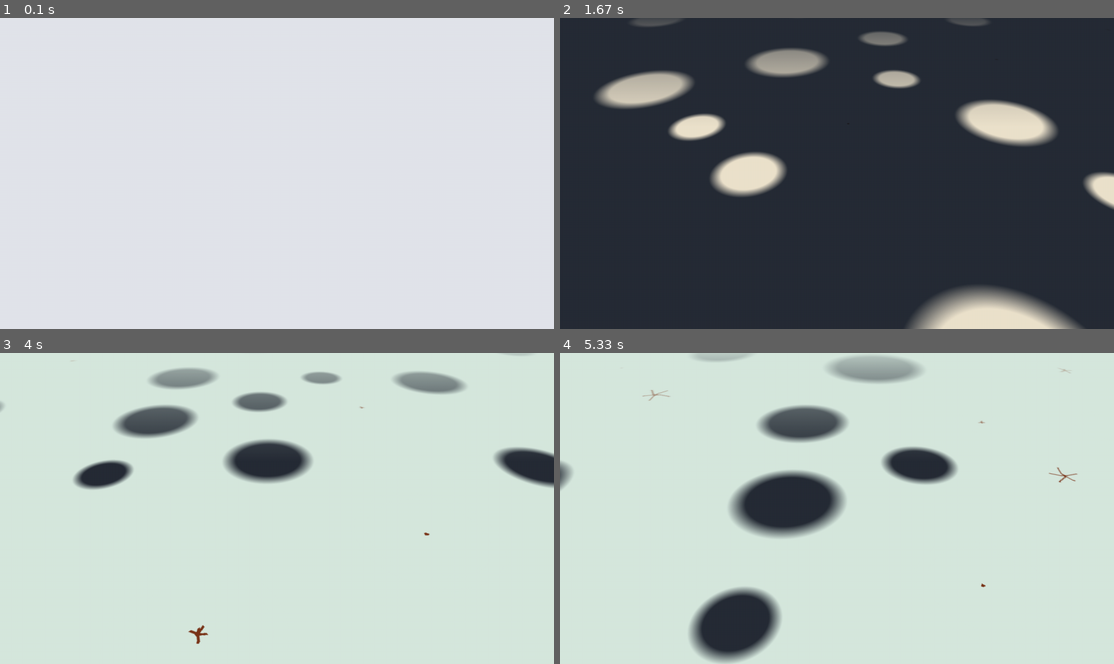
Above: before the commit, frames 1-4 (two rows, left to right).
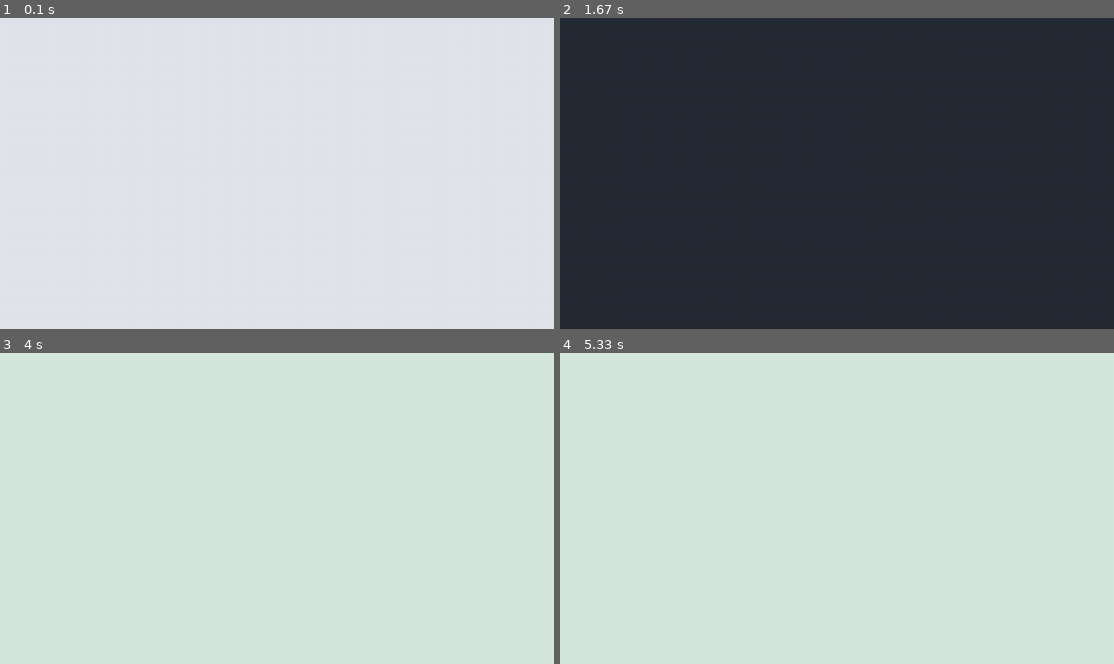
Above: after the commit, the same moments.

Repository: kdrzazga/DEMOS
Game: pygame game, started from lib/test/sine_roots3d_test.py
Two runs of this game, one before a commit and one after it. Both use one fixed random seed, a clock stepped at 60 frames per second and the inputs below.
Inputs:
- Up to frame 1 (0.1 s): no input
- Up to frame 2 (1.67 s): tap one key every 0.33 s from 0.33 s: 0 3 Space 4
- Up to frame 3 (4 s): tap 5 at 1.67, 3.83 s; tap 3 at 2 s; tap 4 at 2.33 s; tap Space at 2.73, 3.03 s; tap 6 at 3.17 s
- Up to frame 4 (5.33 s): tap - at 5.23 s

The runs differ from the first frame. In frame 2, 11% of the frame differs, in the area x 6-100%, y 0-100%; in frame 3, 7.0%; in frame 4, 11%.

Commit message:
Pulse show - nice effect for the demo

Diff:
--- /dev/null
+++ b/lib/root-effect/pulse_show.py
@@ -0,0 +1,127 @@
+import math
+
+from sine_roots3d import RootPatch, mix_colors
+
+
+class PulsingPalette:
+    def __init__(self):
+        self.darkest_surface = (0, 0, 0)
+        self.brightest_surface = (38, 38, 66)
+        self.white = (245, 245, 240)
+        self.cream = (240, 226, 190)
+        self.period_seconds = 6.0
+        self.elapsed_seconds = 0.0
+
+    def update(self, delta_seconds):
+        self.elapsed_seconds += delta_seconds
+
+    def progress(self):
+        return 0.5 - 0.5 * math.cos(2 * math.pi * self.elapsed_seconds / self.period_seconds)
+
+    def surface_color(self):
+        return mix_colors(self.darkest_surface, self.brightest_surface, self.progress())
+
+    def shifting_root_color(self):
+        return mix_colors(self.white, self.cream, self.progress())
+
+    def patch_color(self, patch_index):
+        if patch_index % 5 == 0:
+            return self.white
+        if patch_index % 5 == 1:
+            return self.cream
+        return self.shifting_root_color()
+
+
+class OpeningSequence:
+    def __init__(self, field):
+        self.field = field
+        self.small_size = 1.8
+        self.big_size = 8.0
+        self.pair_gap = 3.5
+        self.big_almost_gone_progress = 0.8
+        self.pair_halfway_progress = 0.5
+        self.path_center_x = 0.0
+        self.path_center_z = -4.0
+        self.patches = []
+        self.lead_patch = None
+        self.stage = self.wait_for_single_to_leave
+        self.field.hold_back_all()
+        self.lead_patch = self.send(self.small_size, 0.0, 0)
+
+    def send(self, size, sideways_offset, color_index):
+        drift_per_depth = self.field.travel_right_speed / self.field.travel_toward_camera_speed
+        start_z = self.field.far_edge_z - size / 2
+        start_x = self.path_center_x + sideways_offset - drift_per_depth * (self.path_center_z - start_z)
+        patch = RootPatch(start_x, start_z, size)
+        self.field.dress(patch)
+        patch.color_index = color_index
+        self.patches.append(patch)
+        return patch
+
+    def has_left(self, patch):
+        return patch.z - patch.size / 2 > self.field.near_edge_z
+
+    def wait_for_single_to_leave(self):
+        if self.lead_patch not in self.patches:
+            self.lead_patch = self.send(self.big_size, 0.0, 1)
+            self.stage = self.wait_for_big_to_almost_leave
+
+    def wait_for_big_to_almost_leave(self):
+        if self.field.path_progress(self.lead_patch) >= self.big_almost_gone_progress:
+            self.lead_patch = self.send(self.small_size, -self.pair_gap / 2, 0)
+            self.send(self.small_size, self.pair_gap / 2, 1)
+            self.stage = self.wait_for_pair_to_reach_halfway
+
+    def wait_for_pair_to_reach_halfway(self):
+        if self.field.path_progress(self.lead_patch) >= self.pair_halfway_progress:
+            self.field.release()
+            self.stage = self.let_regular_waves_flow
+
+    def let_regular_waves_flow(self):
+        pass
+
+    def update(self, delta_seconds):
+        for patch in self.patches:
+            self.field.move(patch, delta_seconds)
+        self.patches = [patch for patch in self.patches if not self.has_left(patch)]
+        self.stage()
+
+
+def smooth_step(amount):
+    amount = min(max(amount, 0.0), 1.0)
+    return amount * amount * (3.0 - 2.0 * amount)
+
+
+class PulseShow:
+    def __init__(self, roots):
+        self.roots = roots
+        self.lean_starts_at_seconds = 20.0
+        self.lean_settles_at_seconds = 25.0
+        self.settle_duration_seconds = 1.5
+        self.lean_swing_degrees = 20.0
+        self.lean_period_seconds = 3.0
+        self.default_lean_degrees = 0.0
+        self.elapsed_seconds = 0.0
+        self.palette = None
+        self.opening = None
+
+    def start(self):
+        self.elapsed_seconds = 0.0
+        self.palette = PulsingPalette()
+        self.opening = OpeningSequence(self.roots.field)
+        self.roots.start_show(self)
+
+    def is_leaning(self):
+        settled_at = self.lean_settles_at_seconds + self.settle_duration_seconds
+        return self.lean_starts_at_seconds <= self.elapsed_seconds <= settled_at
+
+    def lean_degrees(self):
+        seconds_leaning = self.elapsed_seconds - self.lean_starts_at_seconds
+        swing = self.lean_swing_degrees * math.sin(2 * math.pi * seconds_leaning / self.lean_period_seconds)
+        settling = smooth_step((self.elapsed_seconds - self.lean_settles_at_seconds) / self.settle_duration_seconds)
+        return self.default_lean_degrees + swing * (1.0 - settling)
+
+    def update(self, delta_seconds):
+        self.elapsed_seconds += delta_seconds
+        if self.is_leaning():
+            self.roots.surface_tilt_degrees = self.lean_degrees()
--- a/lib/root-effect/sine_roots3d.py
+++ b/lib/root-effect/sine_roots3d.py
@@ -9,43 +9,59 @@
 from sine_roots import SineRootGrowth
 
 
+def to_unit_color(color):
+    return tuple(channel / 255 for channel in color)
+
+
+def mix_colors(first, second, amount):
+    return tuple(a + (b - a) * amount for a, b in zip(first, second))
+
+
+def create_alpha_texture():
+    texture = glGenTextures(1)
+    glBindTexture(GL_TEXTURE_2D, texture)
+    glTexParameteri(GL_TEXTURE_2D, GL_TEXTURE_MIN_FILTER, GL_LINEAR_MIPMAP_LINEAR)
+    glTexParameteri(GL_TEXTURE_2D, GL_TEXTURE_MAG_FILTER, GL_LINEAR)
+    glTexParameteri(GL_TEXTURE_2D, GL_TEXTURE_WRAP_S, GL_CLAMP_TO_EDGE)
+    glTexParameteri(GL_TEXTURE_2D, GL_TEXTURE_WRAP_T, GL_CLAMP_TO_EDGE)
+    glTexParameteri(GL_TEXTURE_2D, GL_GENERATE_MIPMAP, GL_TRUE)
+    return texture
+
+
+def upload_alpha_texture(texture, alpha):
+    size = alpha.shape[0]
+    glBindTexture(GL_TEXTURE_2D, texture)
+    glPixelStorei(GL_UNPACK_ALIGNMENT, 1)
+    glTexImage2D(GL_TEXTURE_2D, 0, GL_ALPHA, size, size, 0, GL_ALPHA, GL_UNSIGNED_BYTE,
+                 np.ascontiguousarray(alpha))
+
+
+def circular_fade(pixel_size, solid_radius_fraction):
+    coordinates = (np.arange(pixel_size) + 0.5) / pixel_size * 2.0 - 1.0
+    distance_from_center = np.hypot(coordinates[None, :], coordinates[:, None])
+    fade = (1.0 - distance_from_center) / (1.0 - solid_radius_fraction)
+    return (np.clip(fade, 0.0, 1.0) * 255).astype(np.uint8)
+
+
 class RootTile:
-    def __init__(self, pixel_size, random):
+    def __init__(self, pixel_size, edge_fade, random):
         self.pixel_size = pixel_size
-        self.solid_radius_fraction = 0.7
+        self.edge_fade = edge_fade.astype(np.uint16)
         self.growth = SineRootGrowth(pixel_size, pixel_size, random.randrange(1 << 30))
         self.growth.maximum_root_count = 300
         self.growth.growth_speed *= pixel_size / 720
         self.growth.time_scale *= random.uniform(0.7, 1.3)
+        self.growth.background_color = (255, 255, 255)
+        self.growth.root_color = (0, 0, 0)
         self.growth.restart()
         self.start_delay_seconds = random.uniform(0.0, 3.0)
-        self.edge_fade = self.build_edge_fade()
-        self.texture = self.create_texture()
+        self.texture = create_alpha_texture()
         self.upload()
-
-    def build_edge_fade(self):
-        coordinates = (np.arange(self.pixel_size) + 0.5) / self.pixel_size * 2.0 - 1.0
-        distance_from_center = np.hypot(coordinates[None, :], coordinates[:, None])
-        fade = (1.0 - distance_from_center) / (1.0 - self.solid_radius_fraction)
-        return (np.clip(fade, 0.0, 1.0) * 255).astype(np.uint8)
-
-    def create_texture(self):
-        texture = glGenTextures(1)
-        glBindTexture(GL_TEXTURE_2D, texture)
-        glTexParameteri(GL_TEXTURE_2D, GL_TEXTURE_MIN_FILTER, GL_LINEAR_MIPMAP_LINEAR)
-        glTexParameteri(GL_TEXTURE_2D, GL_TEXTURE_MAG_FILTER, GL_LINEAR)
-        glTexParameteri(GL_TEXTURE_2D, GL_TEXTURE_WRAP_S, GL_CLAMP_TO_EDGE)
-        glTexParameteri(GL_TEXTURE_2D, GL_TEXTURE_WRAP_T, GL_CLAMP_TO_EDGE)
-        glTexParameteri(GL_TEXTURE_2D, GL_GENERATE_MIPMAP, GL_TRUE)
-        return texture
 
     def upload(self):
         rgb = np.frombuffer(pygame.image.tobytes(self.growth.canvas, "RGB"), np.uint8)
-        rgba = np.dstack((rgb.reshape(self.pixel_size, self.pixel_size, 3), self.edge_fade))
-        glBindTexture(GL_TEXTURE_2D, self.texture)
-        glPixelStorei(GL_UNPACK_ALIGNMENT, 1)
-        glTexImage2D(GL_TEXTURE_2D, 0, GL_RGBA, self.pixel_size, self.pixel_size, 0,
-                     GL_RGBA, GL_UNSIGNED_BYTE, np.ascontiguousarray(rgba))
+        coverage = 255 - rgb.reshape(self.pixel_size, self.pixel_size, 3)[:, :, 0].astype(np.uint16)
+        upload_alpha_texture(self.texture, (coverage * self.edge_fade // 255).astype(np.uint8))
 
     def restart(self, random):
         self.growth.restart()
@@ -67,6 +83,8 @@
         self.size = size
         self.tile_index = 0
         self.angle_degrees = 0.0
+        self.color_index = 0
+        self.is_waiting = False
 
 
 class ScatteredField:
@@ -84,9 +102,30 @@
         self.spacing_factor = 1.5
         self.wanted_patch_count = 45
         self.placement_attempts = 4000
-        self.travel_right_speed = 2.5
-        self.travel_toward_camera_speed = 4.0
+        self.travel_right_speed = 5.0
+        self.travel_toward_camera_speed = 8.0
+        self.is_releasing = True
         self.patches = self.scatter_patches()
+        for patch_index, patch in enumerate(self.patches):
+            patch.color_index = patch_index
+
+    def hold_back_all(self):
+        self.is_releasing = False
+        for patch in self.patches:
+            patch.is_waiting = True
+
+    def release(self):
+        self.is_releasing = True
+
+    def visible_patches(self):
+        return [patch for patch in self.patches if not patch.is_waiting]
+
+    def move(self, patch, delta_seconds):
+        patch.x += self.travel_right_speed * delta_seconds
+        patch.z += self.travel_toward_camera_speed * delta_seconds
+
+    def path_progress(self, patch):
+        return (patch.z - self.far_edge_z) / self.region_depth
 
     @property
     def region_width(self):
@@ -128,8 +167,7 @@
 
     def update(self, delta_seconds):
         for patch in self.patches:
-            patch.x += self.travel_right_speed * delta_seconds
-            patch.z += self.travel_toward_camera_speed * delta_seconds
+            self.move(patch, delta_seconds)
             wrapped = False
             if patch.x > self.right_edge_x:
                 patch.x -= self.region_width
@@ -139,13 +177,11 @@
                 wrapped = True
             if wrapped:
                 self.dress(patch)
-
-    def draw_patch(self, patch, texture):
-        half_size = patch.size / 2
-        glBindTexture(GL_TEXTURE_2D, texture)
-        glPushMatrix()
-        glTranslatef(patch.x, 0.0, patch.z)
-        glRotatef(patch.angle_degrees, 0.0, 1.0, 0.0)
+                if self.is_releasing:
+                    patch.is_waiting = False
+
+    @staticmethod
+    def draw_square(half_size):
         glBegin(GL_QUADS)
         glTexCoord2f(0.0, 0.0)
         glVertex3f(-half_size, 0.0, -half_size)
@@ -156,11 +192,26 @@
         glTexCoord2f(0.0, 1.0)
         glVertex3f(-half_size, 0.0, half_size)
         glEnd()
+
+    def draw_patch(self, patch, root_texture, disc_texture, surface_color, root_color):
+        glPushMatrix()
+        glTranslatef(patch.x, 0.0, patch.z)
+        glRotatef(patch.angle_degrees, 0.0, 1.0, 0.0)
+        glBindTexture(GL_TEXTURE_2D, disc_texture)
+        glColor4f(*surface_color, 1.0)
+        self.draw_square(patch.size / 2)
+        glBindTexture(GL_TEXTURE_2D, root_texture)
+        glColor4f(*root_color, 1.0)
+        self.draw_square(patch.size / 2)
         glPopMatrix()
 
-    def draw(self, tiles):
-        for patch in self.patches:
-            self.draw_patch(patch, tiles[patch.tile_index].texture)
+    def draw_patches(self, patches, tiles, disc_texture, surface_color, color_of_patch):
+        for patch in patches:
+            self.draw_patch(patch, tiles[patch.tile_index].texture, disc_texture,
+                            surface_color, color_of_patch(patch))
+
+    def draw(self, tiles, disc_texture, surface_color, color_of_patch):
+        self.draw_patches(self.visible_patches(), tiles, disc_texture, surface_color, color_of_patch)
 
 
 class SineRoots3D:
@@ -169,13 +220,25 @@
         self.field_of_view = 45.0
         self.aspect_ratio = 16.0 / 9.0
         self.tile_pixel_size = 256
+        self.solid_radius_fraction = 0.7
         self.distinct_tile_count = 8
         self.eye = (0.0, 6.0, 5.0)
         self.look_at = (0.0, 0.0, -3.0)
         self.fog_start = 12.0
         self.fog_end = 24.0
-        self.background_color = (226 / 255, 229 / 255, 235 / 255)
-        self.tiles = [RootTile(self.tile_pixel_size, self.random) for _ in range(self.distinct_tile_count)]
+        self.surface_tilt_degrees = 0.0
+        self.lowest_tilt_degrees = -35.0
+        self.highest_tilt_degrees = 50.0
+        self.background_color = to_unit_color((226, 229, 235))
+        self.root_color = to_unit_color((24, 20, 20))
+        self.palette = None
+        self.opening = None
+        self.show = None
+        edge_fade = circular_fade(self.tile_pixel_size, self.solid_radius_fraction)
+        self.disc_texture = create_alpha_texture()
+        upload_alpha_texture(self.disc_texture, edge_fade)
+        self.tiles = [RootTile(self.tile_pixel_size, edge_fade, self.random)
+                      for _ in range(self.distinct_tile_count)]
         self.field = ScatteredField(len(self.tiles), self.random)
 
     def restart(self):
@@ -183,15 +246,40 @@
             tile.restart(self.random)
 
     def set_surface_color(self, color):
-        self.background_color = tuple(channel / 255 for channel in color)
-        for tile in self.tiles:
-            tile.growth.background_color = color
+        self.palette = None
+        self.background_color = to_unit_color(color)
 
     def set_root_color(self, color):
-        for tile in self.tiles:
-            tile.growth.root_color = color
+        self.palette = None
+        self.root_color = to_unit_color(color)
+
+    def tilt_surface(self, degrees):
+        self.surface_tilt_degrees = min(max(self.surface_tilt_degrees + degrees, self.lowest_tilt_degrees),
+                                        self.highest_tilt_degrees)
+
+    def start_show(self, show):
+        self.show = show
+        self.palette = show.palette
+        self.opening = show.opening
+        self.follow_palette()
+
+    def follow_palette(self):
+        self.background_color = to_unit_color(self.palette.surface_color())
+        self.root_color = to_unit_color(self.palette.shifting_root_color())
+
+    def color_of_patch(self, patch):
+        if self.palette is None:
+            return self.root_color
+        return to_unit_color(self.palette.patch_color(patch.color_index))
 
     def update(self, delta_seconds):
+        if self.palette is not None:
+            self.palette.update(delta_seconds)
+            self.follow_palette()
+        if self.opening is not None:
+            self.opening.update(delta_seconds)
+        if self.show is not None:
+            self.show.update(delta_seconds)
         for tile in self.tiles:
             tile.update(delta_seconds)
         self.field.update(delta_seconds)
@@ -204,15 +292,19 @@
         glFogfv(GL_FOG_COLOR, (*self.background_color, 1.0))
 
     def draw_scene(self):
-        self.field.draw(self.tiles)
+        self.field.draw(self.tiles, self.disc_texture, self.background_color, self.color_of_patch)
+        if self.opening is not None:
+            self.field.draw_patches(self.opening.patches, self.tiles, self.disc_texture,
+                                    self.background_color, self.color_of_patch)
 
     def draw(self):
-        glPushAttrib(GL_ENABLE_BIT | GL_FOG_BIT | GL_CURRENT_BIT | GL_COLOR_BUFFER_BIT)
+        glPushAttrib(GL_ENABLE_BIT | GL_FOG_BIT | GL_CURRENT_BIT | GL_COLOR_BUFFER_BIT | GL_TEXTURE_BIT)
         glDisable(GL_DEPTH_TEST)
         glDisable(GL_LIGHTING)
         glEnable(GL_BLEND)
         glBlendFunc(GL_SRC_ALPHA, GL_ONE_MINUS_SRC_ALPHA)
         glEnable(GL_TEXTURE_2D)
+        glTexEnvi(GL_TEXTURE_ENV, GL_TEXTURE_ENV_MODE, GL_MODULATE)
         self.apply_fog()
         glColor4f(1.0, 1.0, 1.0, 1.0)
 
@@ -224,6 +316,9 @@
         glPushMatrix()
         glLoadIdentity()
         gluLookAt(*self.eye, *self.look_at, 0.0, 1.0, 0.0)
+        glTranslatef(*self.look_at)
+        glRotatef(self.surface_tilt_degrees, 1.0, 0.0, 0.0)
+        glTranslatef(*(-coordinate for coordinate in self.look_at))
 
         self.draw_scene()
 
--- a/lib/root-effect/sine_roots3d_connected.py
+++ b/lib/root-effect/sine_roots3d_connected.py
@@ -69,7 +69,6 @@
         super().__init__(seed)
         self.neighbours_per_patch = 2
         self.longest_connection = 9.0
-        self.connection_color = (0.09, 0.08, 0.08)
         self.are_connections_visible = True
         self.connections_appear_at_seconds = 5.0
         self.blink_period_seconds = 7.0
@@ -80,10 +79,6 @@
     def restart(self):
         super().restart()
         self.elapsed_seconds = 0.0
-
-    def set_root_color(self, color):
-        super().set_root_color(color)
-        self.connection_color = tuple(channel / 255 for channel in color)
 
     def is_connection_time(self):
         seconds_since_appearing = self.elapsed_seconds - self.connections_appear_at_seconds
@@ -102,7 +97,7 @@
         return self.connections[key]
 
     def connected_pairs(self):
-        patches = self.field.patches
+        patches = self.field.visible_patches()
         pairs = {}
         for patch in patches:
             nearby = []
@@ -129,7 +124,7 @@
         glDisable(GL_TEXTURE_2D)
         for first, second in self.connected_pairs():
             connection = self.connection_between(first, second)
-            connection.draw((first.x, first.z), (second.x, second.z), self.connection_color)
+            connection.draw((first.x, first.z), (second.x, second.z), self.root_color)
         glPopAttrib()
         glColor4f(1.0, 1.0, 1.0, 1.0)
 
--- a/lib/test/sine_roots3d_test.py
+++ b/lib/test/sine_roots3d_test.py
@@ -8,6 +8,7 @@
 from pygame.locals import DOUBLEBUF, OPENGL
 from OpenGL.GL import *
 
+from pulse_show import PulseShow
 from sine_roots3d_connected import ConnectedSineRoots3D
 
 
@@ -21,8 +22,7 @@
         self.clock = pygame.time.Clock()
         self.roots = ConnectedSineRoots3D()
         self.roots.aspect_ratio = self.window_size[0] / self.window_size[1]
-        self.default_surface_color = (226, 229, 235)
-        self.default_root_color = (24, 20, 20)
+        self.pulse_show = PulseShow(self.roots)
         self.surface_colors = {
             pygame.K_3: (236, 226, 204),
             pygame.K_4: (38, 44, 54),
@@ -34,7 +34,21 @@
             pygame.K_8: (46, 82, 34),
             pygame.K_9: (240, 240, 236),
         }
+        self.elapsed_seconds = 0.0
+        self.tilt_degrees_per_second = 30.0
+        self.tilt_up_keys = (pygame.K_PLUS, pygame.K_EQUALS, pygame.K_KP_PLUS)
+        self.tilt_down_keys = (pygame.K_MINUS, pygame.K_KP_MINUS)
         self.running = True
+
+    def tilt_direction(self):
+        pressed = pygame.key.get_pressed()
+        tilting_up = any(pressed[key] for key in self.tilt_up_keys)
+        tilting_down = any(pressed[key] for key in self.tilt_down_keys)
+        return int(tilting_up) - int(tilting_down)
+
+    def clock_text(self):
+        minutes, seconds = divmod(self.elapsed_seconds, 60.0)
+        return f"{int(minutes):02d}:{seconds:04.1f}"
 
     def handle_color_key(self, key):
         if key in self.surface_colors:
@@ -42,8 +56,7 @@
         elif key in self.root_colors:
             self.roots.set_root_color(self.root_colors[key])
         elif key == pygame.K_0:
-            self.roots.set_surface_color(self.default_surface_color)
-            self.roots.set_root_color(self.default_root_color)
+            self.pulse_show.start()
 
     def handle_events(self):
         for event in pygame.event.get():
@@ -62,12 +75,14 @@
         while self.running:
             self.handle_events()
             delta_seconds = self.clock.tick(self.frames_per_second) / 1000.0
+            self.elapsed_seconds += delta_seconds
+            self.roots.tilt_surface(self.tilt_direction() * self.tilt_degrees_per_second * delta_seconds)
             self.roots.update(delta_seconds)
             glClearColor(*self.roots.background_color, 1.0)
             glClear(GL_COLOR_BUFFER_BIT | GL_DEPTH_BUFFER_BIT)
             self.roots.draw()
             pygame.display.flip()
-            pygame.display.set_caption(f"Sine roots 3D - {self.clock.get_fps():.0f} fps - 2 lines, 3-5 surface, 6-9 roots, 0 default, SPACE restart, ESC quit")
+            pygame.display.set_caption(f"Sine roots 3D - {self.clock_text()} - {self.clock.get_fps():.0f} fps - 2 lines, 3-5 surface, 6-9 roots, 0 pulse, +/- tilt {self.roots.surface_tilt_degrees:.0f}, SPACE restart, ESC quit")
         pygame.quit()
 
 
